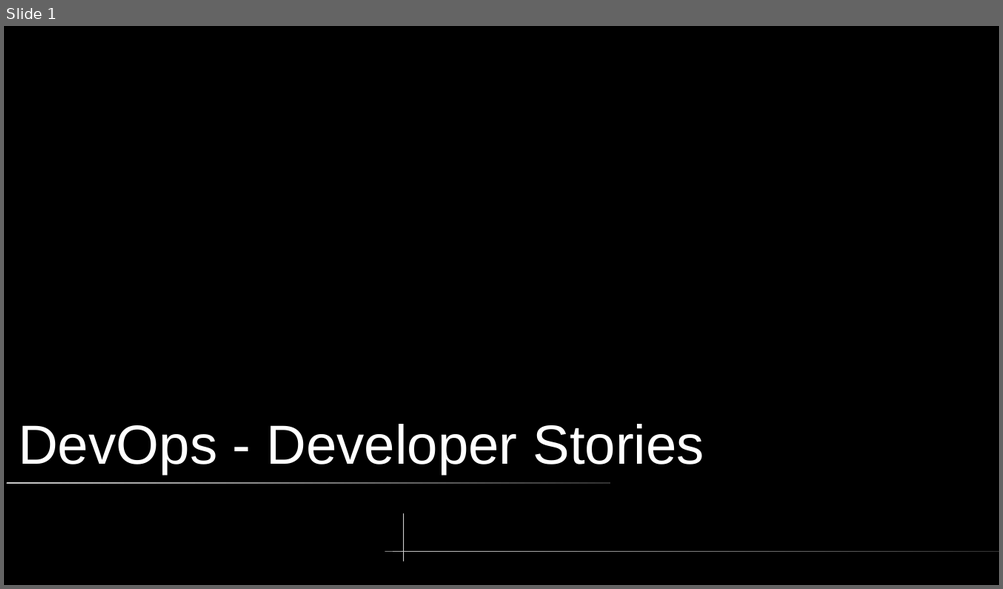
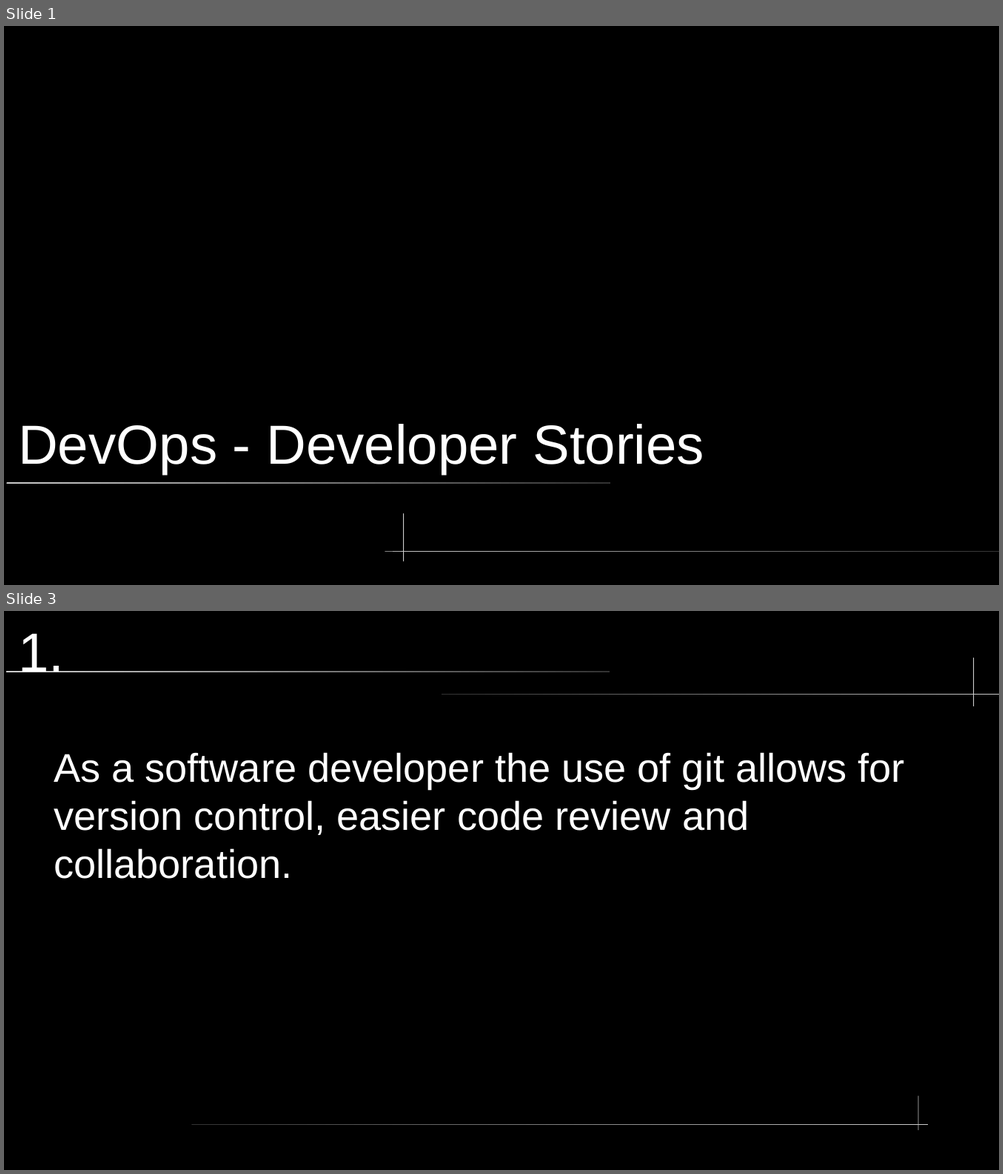
Before and after one commit to somewun/adt-devops, a slide deck: topic-02/Developer Stories.pptx. Shown one above the other, each under a label of ours: slide 1 before the commit, slides 1 and 3 after it; the slides between them are not shown. The pictures are 1003x589 and 1003x1174 pixels, drawn with LibreOffice and Linux fonts; fonts in the diff are those of the drawing. Boxes give left, top, right and bottom in pixels: in the first picture for what was removed or moved away, otherwise in the second. Text is boxed around its words. In the diff, an @@ line names an element or a change of style, - is before the commit and + after.

```diff
--- a/topic-02/Developer Stories.pptx
+++ b/topic-02/Developer Stories.pptx
@@ slide 3 added at [4, 611, 999, 1170], background #000000 @@
@@ title added at [18, 633, 64, 672], 44 pt, text #FFFFFF @@
+1.
@@ rounded rectangle added at [5, 670, 609, 672], fill gradient #CCCCCC to #333333 @@
@@ freeform shape added at [973, 658, 974, 706], fill #CCCCCC @@
@@ rounded rectangle added at [442, 694, 999, 695], fill gradient #333333 to #CCCCCC @@
@@ text added at [54, 752, 905, 879], 32 pt, text #FFFFFF @@
+As a software developer the use of git allows for version control, easier code review and collaboration.
@@ freeform shape added at [918, 1096, 919, 1130], fill #CCCCCC @@
@@ rounded rectangle added at [192, 1125, 928, 1125], fill gradient #333333 to #CCCCCC @@
```
Also in this commit, not shown: 8 other slides added, 8 slides removed, 1 other file.
